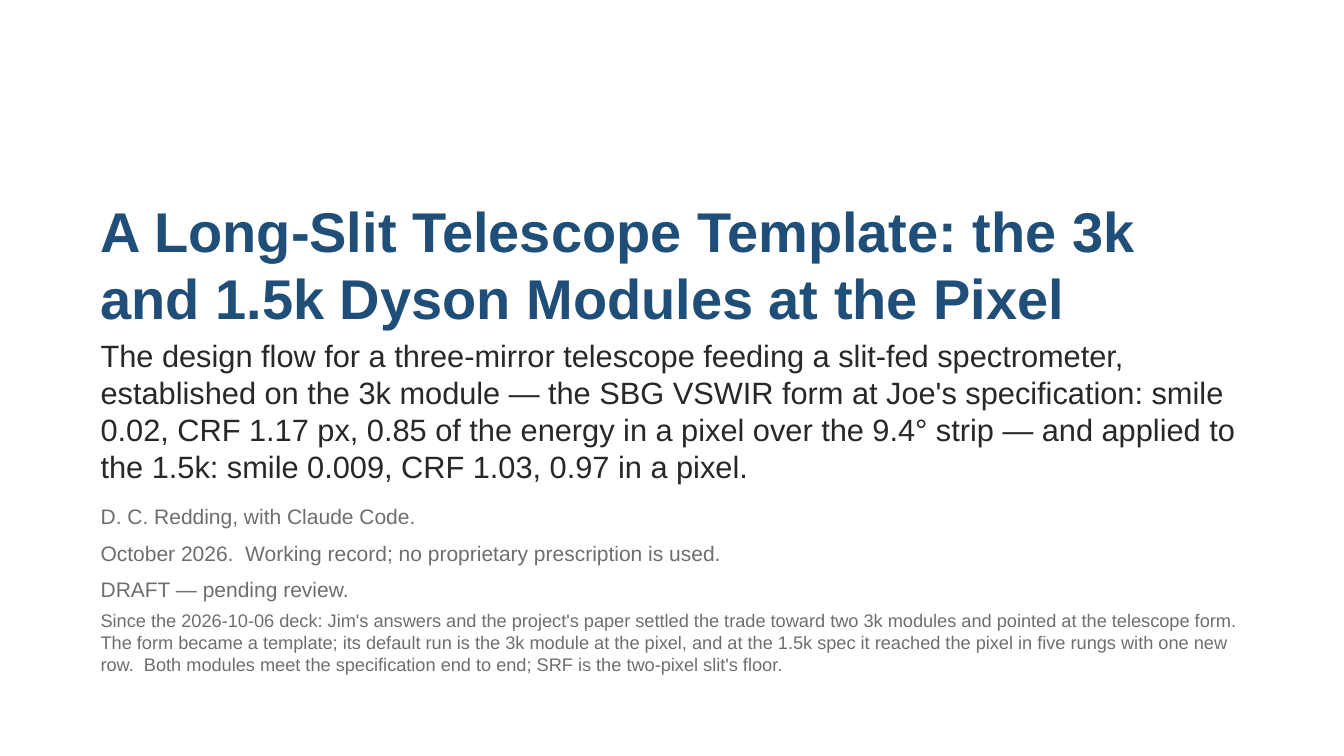
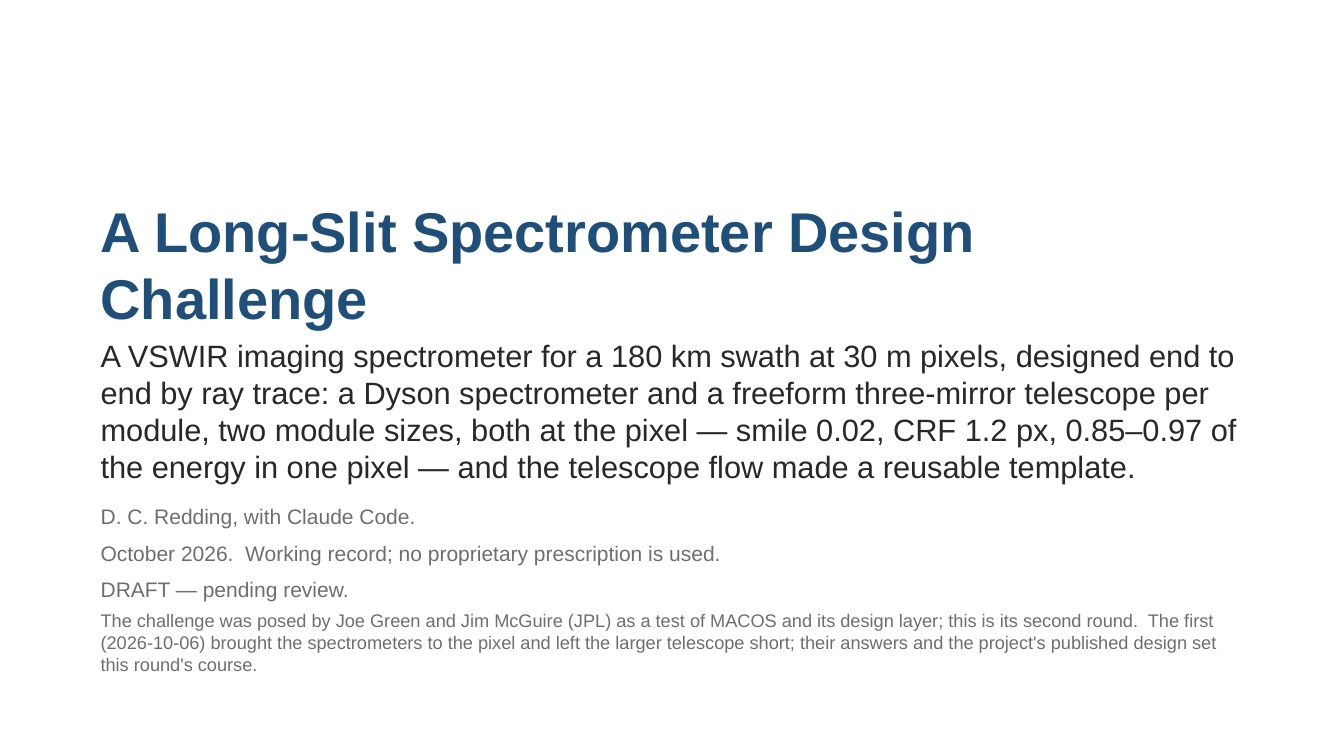
Before and after one commit to nasa-jpl/macos, a slide deck: slide 1 of demo_session/deck_dyson_3k.pptx. Drawn at 1344x756 pixels with LibreOffice and Linux fonts; fonts in the diff are those of the drawing. Boxes give left, top, right and bottom in pixels: in the first picture for what was removed or moved away, otherwise in the second. Text is boxed around its words. In the diff, an @@ line names an element or a change of style, - is before the commit and + after.

```diff
--- a/demo_session/deck_dyson_3k.pptx
+++ b/demo_session/deck_dyson_3k.pptx
@@ text at bbox=[101, 211, 1237, 483]: text changed @@
-A Long-Slit Telescope Template: the 3k and 1.5k Dyson Modules at the Pixel
-The design flow for a three-mirror telescope feeding a slit-fed spectrometer, established on the 3k module — the SBG VSWIR form at Joe's specification: smile 0.02, CRF 1.17 px, 0.85 of the energy in a pixel over the 9.4° strip — and applied to the 1.5k: smile 0.009, CRF 1.03, 0.97 in a pixel.
+A Long-Slit Spectrometer Design Challenge
+A VSWIR imaging spectrometer for a 180 km swath at 30 m pixels, designed end to end by ray trace: a Dyson spectrometer and a freeform three-mirror telescope per module, two module sizes, both at the pixel — smile 0.02, CRF 1.2 px, 0.85–0.97 of the energy in one pixel — and the telescope flow made a reusable template.
@@ text at bbox=[101, 614, 1216, 671]: text changed @@
-Since the 2026-10-06 deck: Jim's answers and the project's paper settled the trade toward two 3k modules and pointed at the telescope form. The form became a template; its default run is the 3k module at the pixel, and at the 1.5k spec it reached the pixel in five rungs with one new row. Both modules meet the specification end to end; SRF is the two-pixel slit's floor.
+The challenge was posed by Joe Green and Jim McGuire (JPL) as a test of MACOS and its design layer; this is its second round. The first (2026-10-06) brought the spectrometers to the pixel and left the larger telescope short; their answers and the project's published design set this round's course.
```
Also in this commit, not shown: 7 other slides changed, 1 other file.
